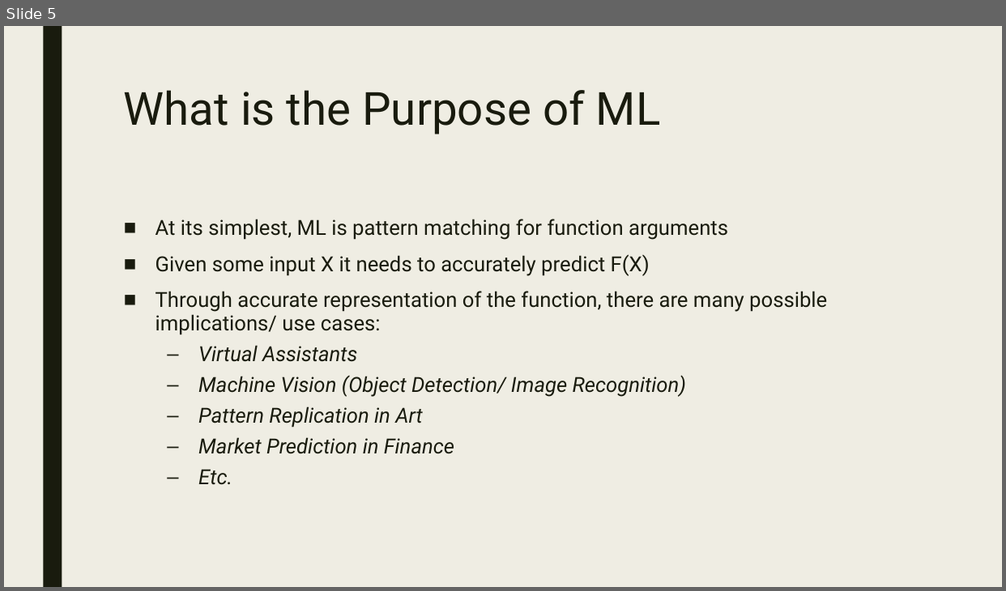
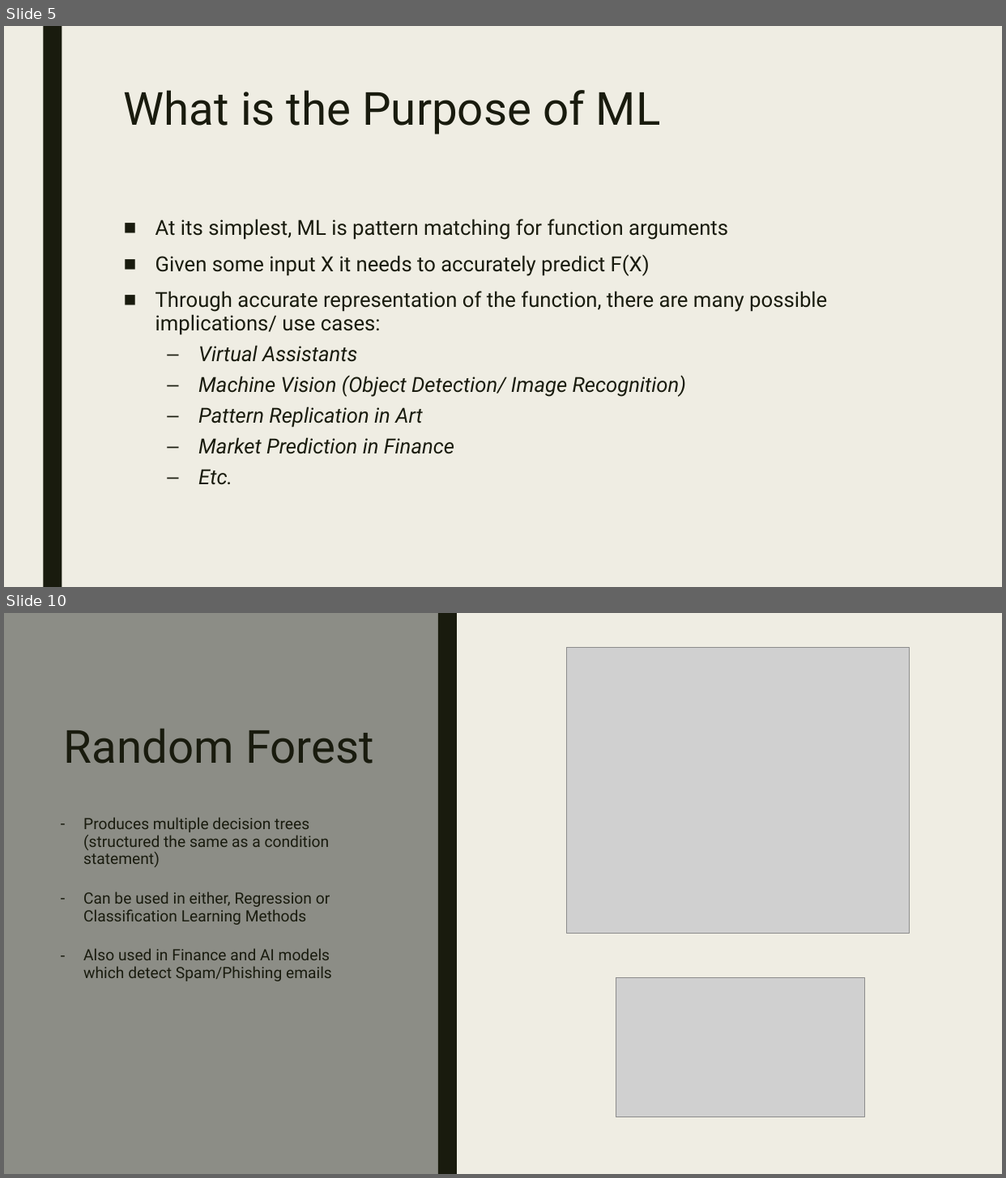
Before and after one commit to ConnorUsaty/MacAIEducation2023, a slide deck: Workshop_Slides/Workshop_1.pptx. Shown one above the other, each under a label of ours: slide 5 before the commit, slides 5 and 10 after it; the slides between them are not shown. The pictures are 1006x591 and 1006x1178 pixels, drawn with LibreOffice and Linux fonts; fonts in the diff are those of the drawing; grey boxes stand for pictures. Boxes give left, top, right and bottom in pixels: in the first picture for what was removed or moved away, otherwise in the second. Text is boxed around its words. In the diff, an @@ line names an element or a change of style, - is before the commit and + after.

```diff
--- a/Workshop_Slides/Workshop_1.pptx
+++ b/Workshop_Slides/Workshop_1.pptx
@@ slide 10 added at (4, 613, 1002, 1174), background #EFEDE3 @@
@@ rectangle added at (4, 613, 438, 1174), fill #8C8D86 @@
@@ rectangle added at (43, 613, 62, 1174), fill #191B0E @@
@@ rectangle added at (438, 613, 457, 1174), fill #191B0E @@
@@ picture added at (567, 648, 909, 934) @@
@@ title added at (64, 728, 374, 764), 44 pt, text #191B0E @@
+Random Forest
@@ text added at (83, 817, 332, 982), 15 pt, text #191B0E @@
+– Produces multiple decision trees (structured the same as a condition statement)
+– Can be used in either, Regression or Classification Learning Methods
+– Also used in Finance and AI models which detect Spam/Phishing emails
@@ picture added at (616, 978, 864, 1118) @@
```
Also in this commit, not shown: 6 slides changed, 4 other slides added, 1 slide removed.
